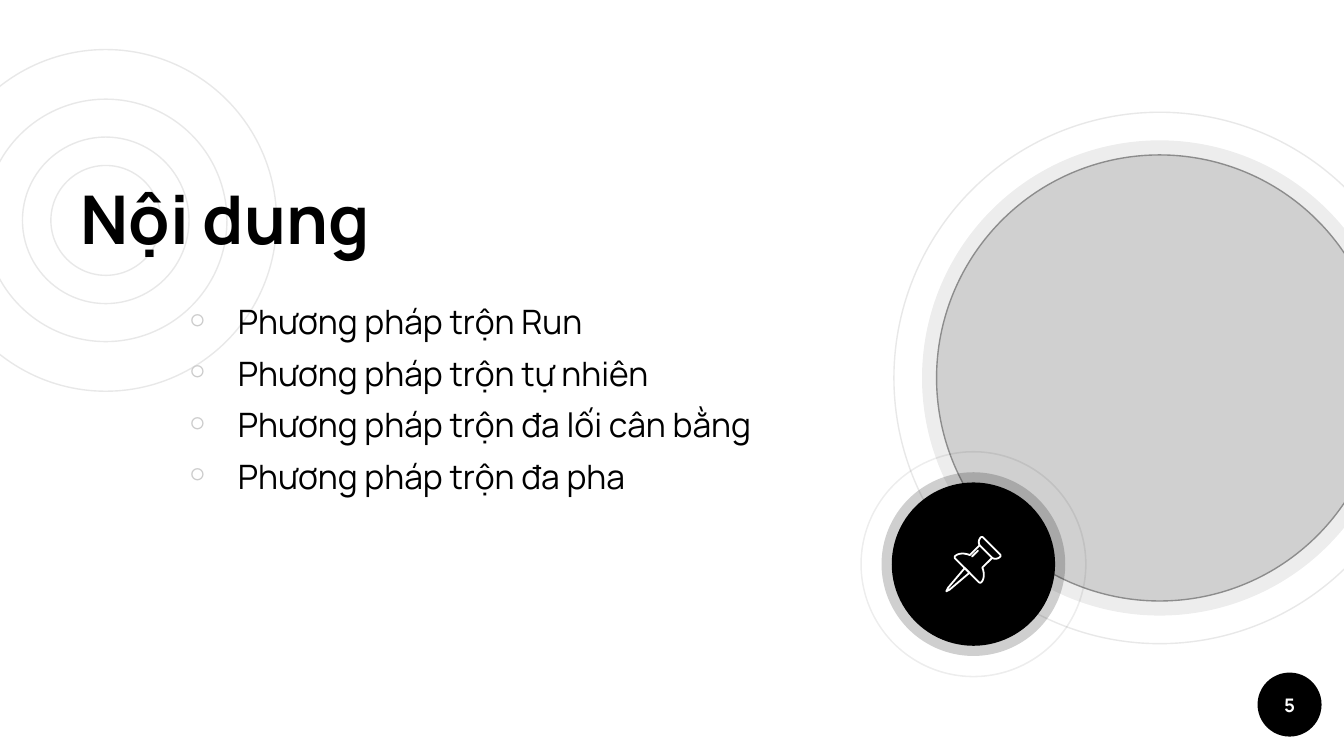
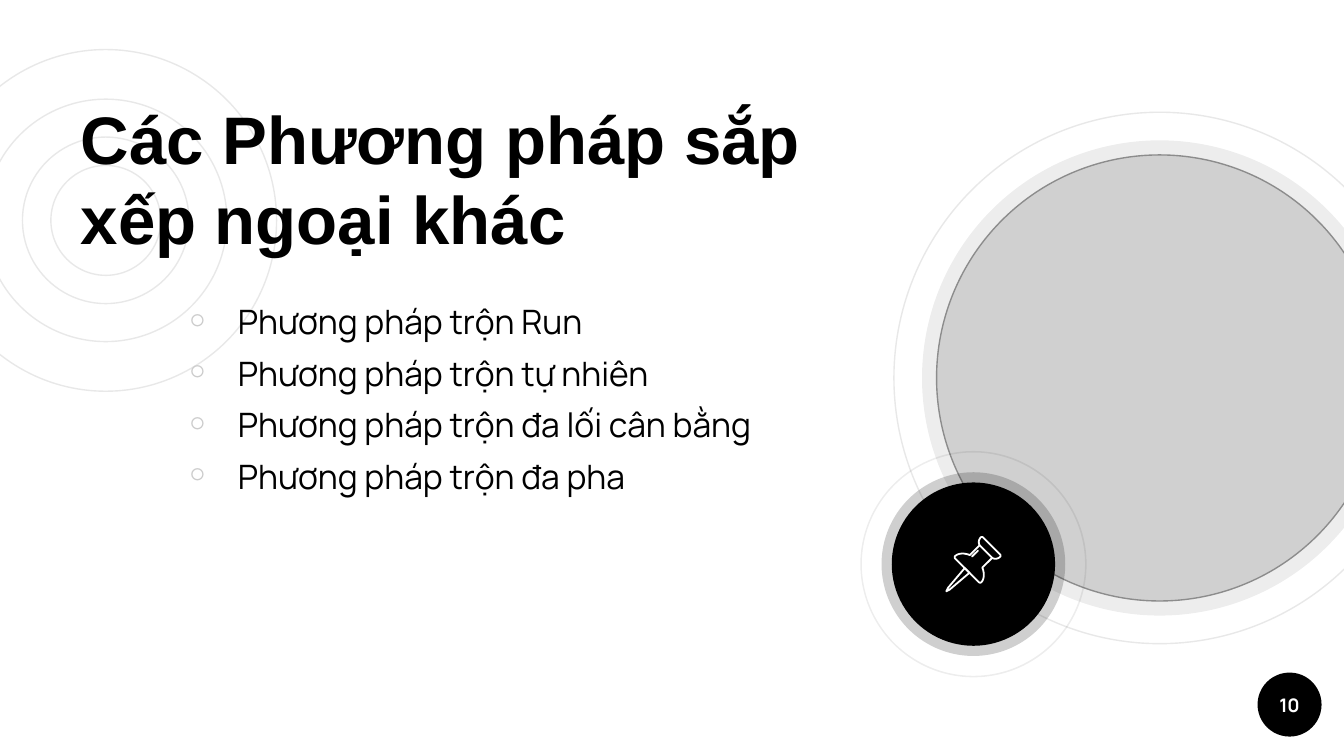
Before and after one commit to Nhatthanh1/CS523_N05, a slide deck: slide 10 of ExternalSort/ESshow.pptx (slide 5 before the commit). Drawn at 1344x756 pixels with LibreOffice and Linux fonts; fonts in the diff are those of the drawing; grey boxes stand for pictures. Boxes give left, top, right and bottom in pixels: in the first picture for what was removed or moved away, otherwise in the second. Text is boxed around its words. In the diff, an @@ line names an element or a change of style, - is before the commit and + after.

```diff
--- a/ExternalSort/ESshow.pptx
+++ b/ExternalSort/ESshow.pptx
@@ title at (x1=81, y1=110, x2=800, y2=257): text changed; font Manrope to Arial @@
-Nội dung
+Các Phương pháp sắp xếp ngoại khác
@@ page number at (x1=1279, y1=698, x2=1299, y2=713): text changed @@
-5
+10
```
Also in this commit, not shown: 6 other slides changed, 11 slides added, 1 slide removed.
